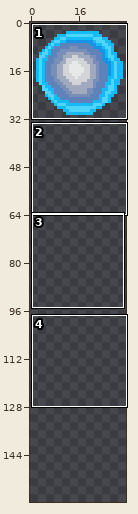
One commit to this sprite sheet: equipment/portal/portal.png. Above, an overview of the earlier version with the close-up marked.
Close-up. The starting point:
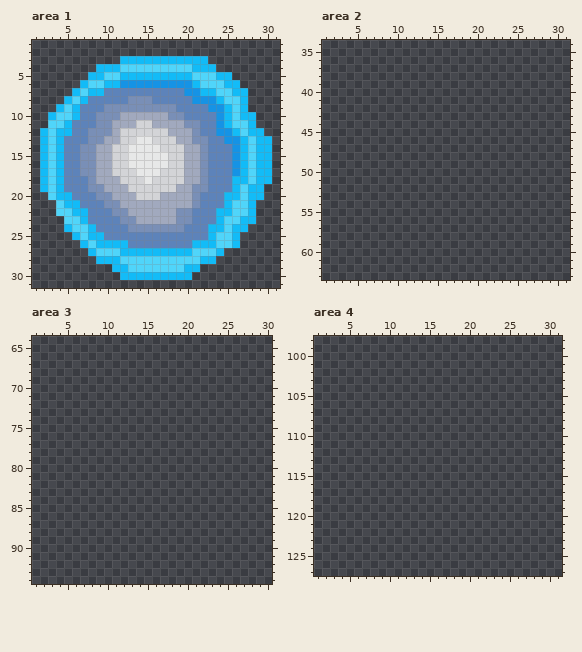
The file is 256x256 pixels. Colours within 5 levels of each other are drawn and written as one. Shown: area 1: x 1..31, y 1..31; area 2: x 1..31, y 34..63; area 3: x 1..30, y 64..94; area 4: x 1..31, y 98..127. The old version is drawn lined up with the new one, on the new canvas. The commit also changed other parts of the picture, which this record leaves out.
And afterwards:
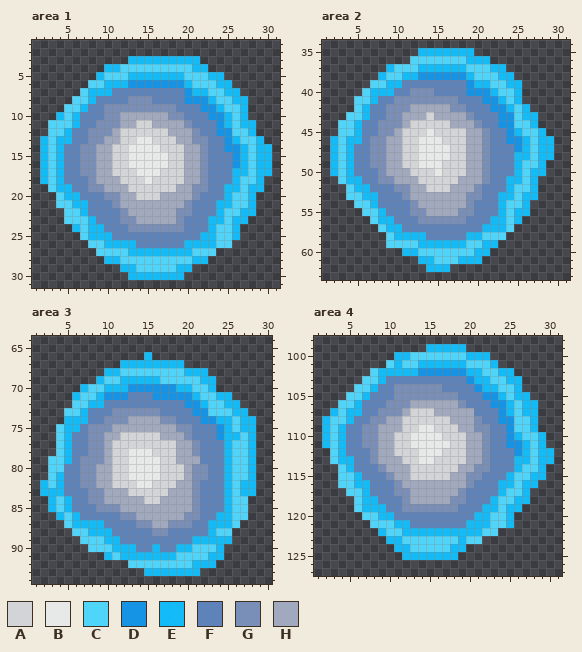
Palette (. is transparent): A #d5d6d9fc  B #e9eaeafc  C #50d7fcfc  D #1594e7fc  E #12bdf9fc  F #5d84bbfc  G #7a90b8fc  H #a2aabffc
What changed:
canvas 256x256 -> 32x160, the old top-left corner now at -96,0 (the part of the old canvas that was cut away was empty and is not shown)
Changed rows in their new state; - is an unchanged pixel.
Area 1:
first column x 2:
 3 ----------.---------.--------
 4 -------.-------------.-------
 5 ------.---C-------C--E-.-----
 6 -----.----E-------EC--E-.----
 7 ----.---E----------E-C-E-.---
 8 ---.-CE-----------D--EC-E----
 9 --.-CE--------------D-EC-----
10 -.E----F-------------D----.--
11 ---CE----G---------F-----E---
12 .-C---------------------C--.-
13 ---E--------------------EC--.
14 -----------------------D-----
17 ------------------------E----
18 -------------------------C--.
19 .--E-------------------E-----
20 -.C-E--F-G--------------C--.-
21 ---C-E--F---------GF--E------
22 --.-C----F-------------C-E---
23 -----CE-----------F--E--E-.--
24 ---.E--E--------------C--.---
25 ----.---E-----------E--------
26 -----.-C---E------E-----.----
27 ------.---C-----------.------
28 -------.-----------E-.-------
29 ---------.-E-----E-.---------
30 ----------.-------.----------
Area 2:
first column x 2:
35 -----------EEEEEEE----------
36 ----------CCCCCCCEEE--------
37 -------ECCCEEEEEECCCEE------
38 ------ECCEEDDDDDDECCCEE-----
39 -----CCEEFFFFFFFFDEECCEE----
40 ----CEEEFFGGGFFFFDDDECCE----
41 ---CCEFFGGGGGGGGFFFDDECE----
42 ---CEFFGGGHHHHHGGFFFDDECE---
43 --CCEFFGGHHHAHHHHGFFFDDCEE--
44 -CCEFFGGGHAAAAAHHHGFFDDCCE--
45 -CCEFFGGHAAABAAAAHHGFFDECCE-
46 ECEEFGGHHAABBBAAAHHGFFDDECEE
47 ECEFFGGHHAABBBBAAHHGFFFDECEE
48 ECEFFGGHHAABBBBAAHHGFFFEECEE
49 ECEFFGGHHAABBBAAAHHGFFFECCE-
50 ECEFFFGHHHAAABAAAHHGFFFECEE-
51 -CEEFFGGHHHAAAAAHHHGFFEECE--
52 --CEEFFFGGHHAAAHHHGFFFECCE--
53 --CCEEFFFGHHHHHHHGGFFEECEE--
54 ---CCEFFFFGHHHHHHGFFFECCE---
55 ----CCEFFFGGHHHHGGFFFECEE---
56 -----CEEFFFGGGGGGFFFEECE----
57 ------CEEFFFFFFFFFFEEEC-----
58 -------CEEEEFFFFFEECCC------
59 -------CCCCEEEEEECCEE-------
60 ---------EECCCCCCCEE--------
61 -----------EECCCEEE---------
62 ------------EEE-------------
Area 3:
first column x 2:
66 -------------E-------------
67 ----------EEEEEEEE---------
68 --------EECCCCCCCCEEE------
69 -------ECCEEEEECCCCCEE-----
70 -----ECCEEEDDDDDDEECCE-----
71 ----ECCEDDDFFFDDDDDECCEE---
72 ----CCEEFFFFFFFFFFDDECCEE--
73 ---CCEFFFGGGGGGFFFFDDCCCEE-
74 ---EEEFFGGGHHHHGGFFFDDEECEE
75 --CEEFGGGHHHHHHHHGGFFFDECEE
76 --CEFFGGHHAAAAAHHHGFFFDEECE
77 --CEFFGGHAAAAAAAAHHGFFFECCE
78 --CEFFGGHAABBBAAAHHGFFFECCE
79 -CCEFGGGHAABBBBAAHHHFFFECCE
80 -CCFFGGHHAABBBBAAAHGGFFECCE
81 -CEFFGGHHAABBBBAAAHGGFFECCE
82 ECEFFGGHHAAABBAAAHHGFFFECEE
83 EEEFFFGGHHHAAAAAHHHGFFFECEE
84 -ECEFFGGHHHHHAAHHHHGFFFECC-
85 -ECEFFFGGGHHHHHHHHHGFFFECC-
86 --ECEFFFFFGGHHHHHHGGFFEECC-
87 ---CEEEEFFFFGGHHGGGFFEEEC--
88 ----CCEEEFFFFFGGFFFFFECC---
89 -----CCCEEFFFFFFFFFEEEEE---
90 ------CCCEEEFFEFFEECCCE----
91 --------ECEEEEEEECCCCEE----
92 -----------CCCCCCCCEEE-----
93 -------------EEEEEEE-------
Area 4:
first column x 2:
 99 -------------EEEEE-----------
100 ---------EECCCCCCCEEE--------
101 --------CECCEEEEEECCCE-------
102 ------CEEEEEDDDDDDEECCEE-----
103 -----CCEFFFFFFFFFFDEECCEE----
104 ----CCEFFGGGGGGFFFFDEECCE----
105 ---CCEFFFGGGGGGGGFFFDDECEE---
106 --CCEFFFGGGHHHHHHGFFFDDECEE--
107 -ECEEFFGGGHAAAHHHHHFFFDECEE--
108 ECCEFFGGHHAAAAAAHHHGFFDDCCE--
109 ECEFFGGHHHAABBAAAHHGGFFDCCE--
110 ECEFFGGHHAABBBBAAAHHGFFDECCE-
111 ECEFFGGHHAABBBBBAAHHGFFDDECE-
112 -CEFFFGHHAAABBBAAAHHGFFFDECEE
113 -CEEFFGHHHAABBAAAAHHGFFFEECEE
114 --CEFFFGHHHAAAAAAHHGGFFFECCE-
115 --CCEFFFGHHAAAAAHHGGFFFECCEE-
116 --CCEEFFFGHHHHHHHHGFFFEECEE--
117 ---CCEFFFGGHHHHHHGFFFFECCE---
118 ----CEEFFFGHHHHHGGFFFECCEE---
119 ----CEEEFFGGGGGGGFFFEECEE----
120 -----CCEEFFFFFFFFFFEECCE-----
121 ------CCCEEFFFFFFFEEECCE-----
122 -------ECCEEEEEEEEEECC-------
123 --------EECCCCCCCECC---------
124 ---------EECCCCCEE-----------
125 ----------EEEEEEE------------
Where, in picture pixels (left, top, right, bottom), the same in both close-ups:
changed: (40, 56, 128, 144)
changed: (176, 56, 272, 280)
changed: (40, 184, 136, 280)
added: (330, 48, 554, 272)
added: (40, 352, 256, 576)
added: (322, 344, 554, 560)
